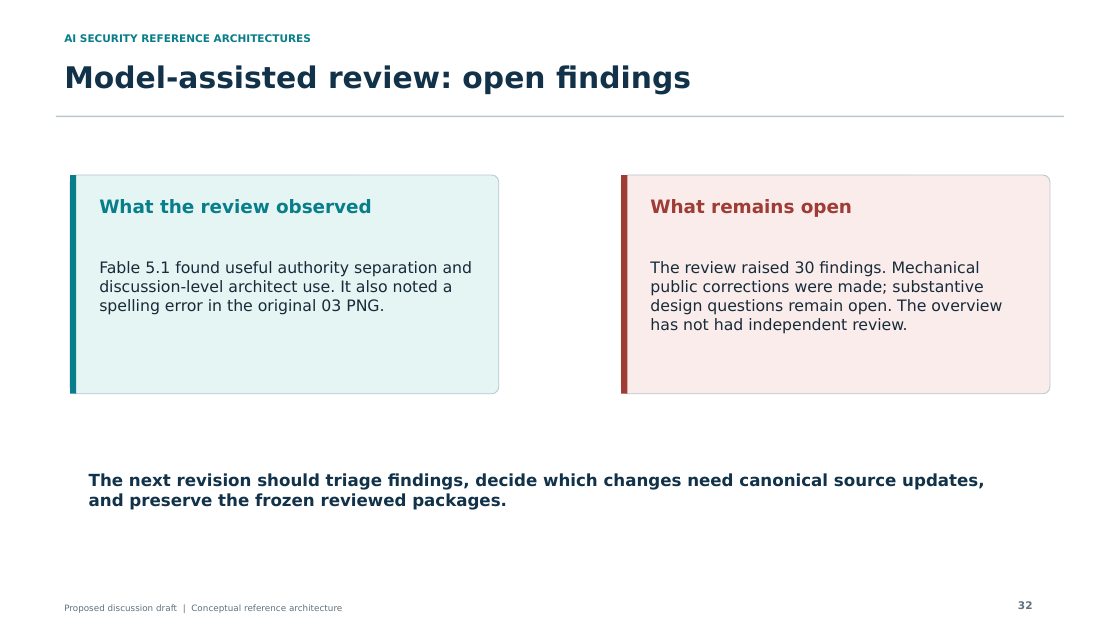
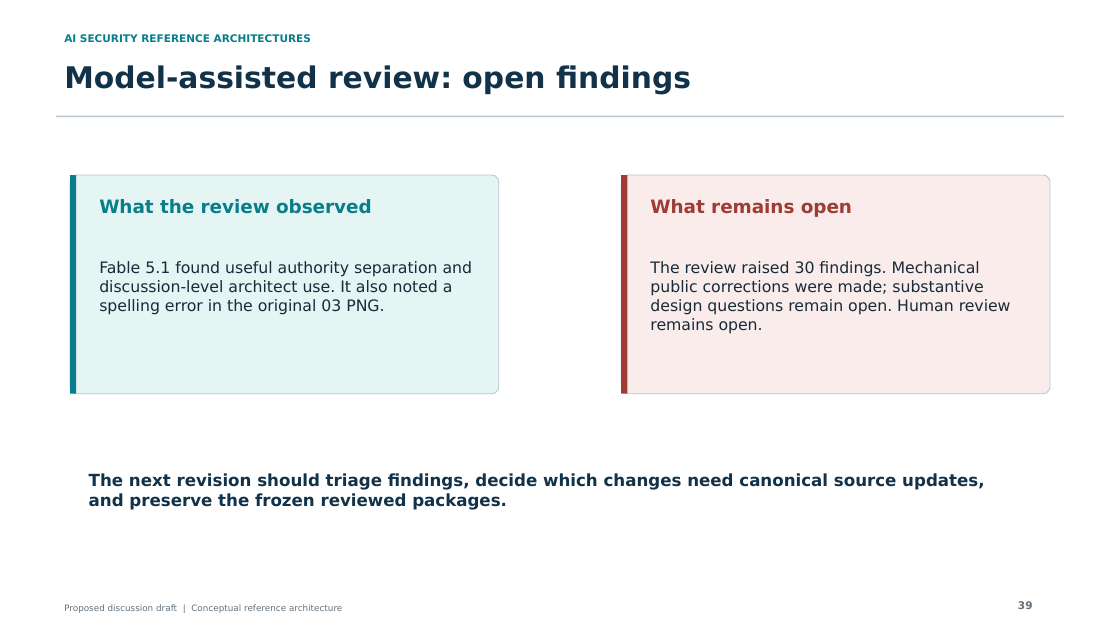
Before and after one commit to jessepike/ai-security-reference-architectures, a slide deck: slide 39 of public/downloads/ai-security-reference-architectures.pptx (slide 32 before the commit). Drawn at 1120x630 pixels with LibreOffice and Linux fonts; fonts in the diff are those of the drawing. Boxes give left, top, right and bottom in pixels: in the first picture for what was removed or moved away, otherwise in the second. Text is boxed around its words. In the diff, an @@ line names an element or a change of style, - is before the commit and + after.

Commit message:
feat: add AI governance companion and strengthen publication validation

```diff
--- a/public/downloads/ai-security-reference-architectures.pptx
+++ b/public/downloads/ai-security-reference-architectures.pptx
@@ text at (650,261,1011,334): text changed @@
-The review raised 30 findings. Mechanical public corrections were made; substantive design questions remain open. The overview has not had independent review.
+The review raised 30 findings. Mechanical public corrections were made; substantive design questions remain open. Human review remains open.
@@ text at (1018,601,1033,609): text changed @@
-32
+39
```
Also in this commit, not shown: 35 other slides changed, 7 slides added, 46 other files.
